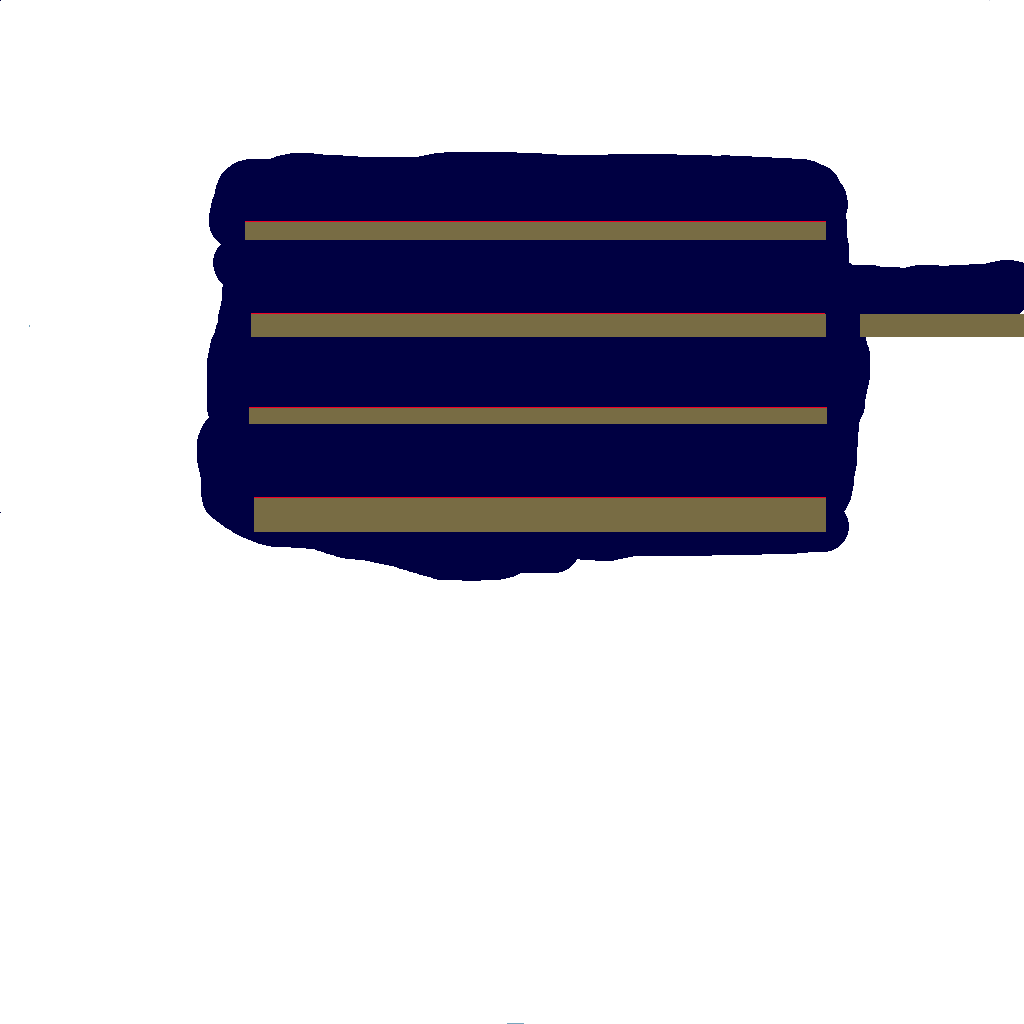
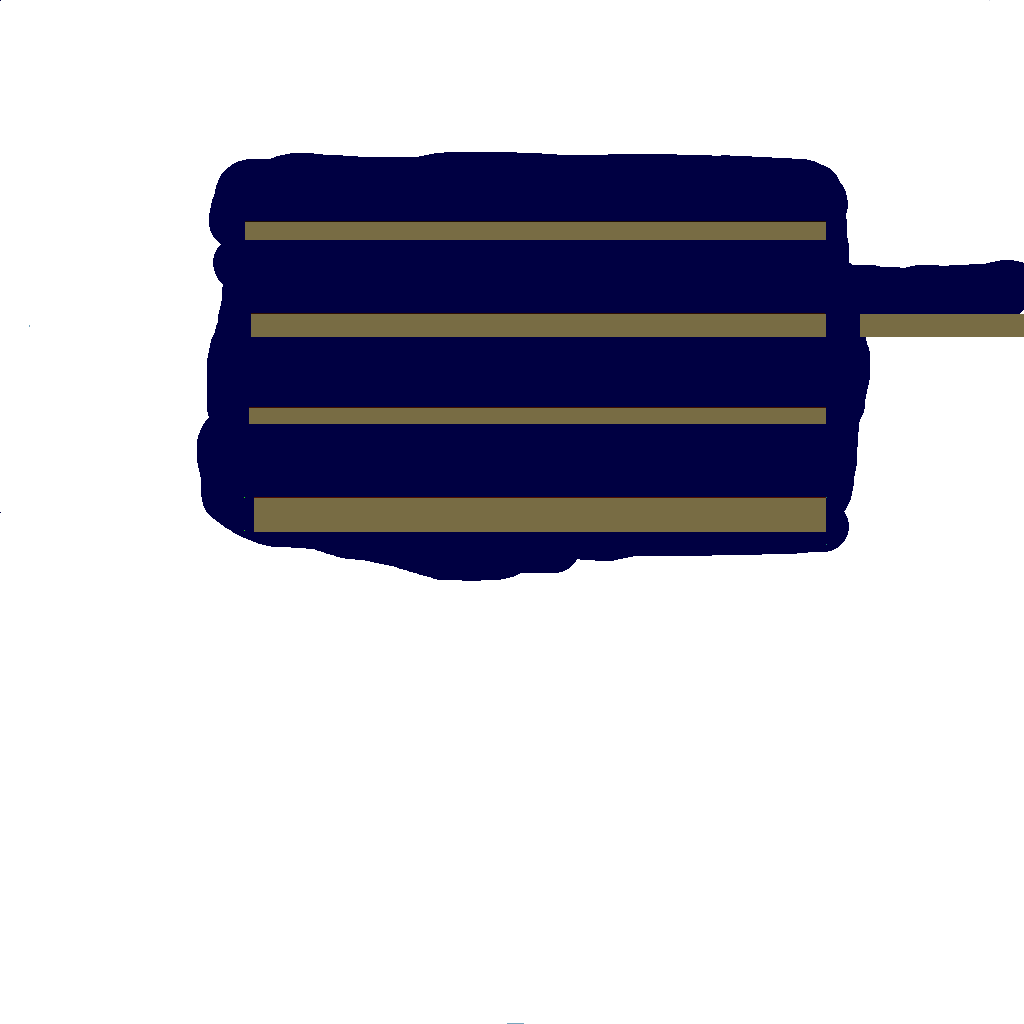
Layer changes from the first 1024 × 1024 image to the second:
painted on "Layer copy" over (x1=244, y1=221, x2=827, y2=545)
